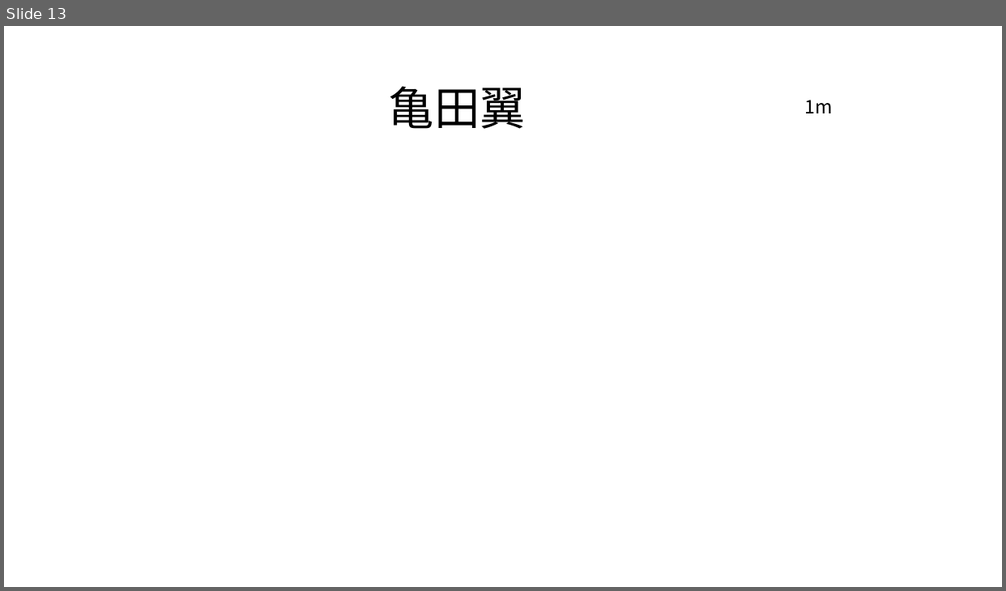
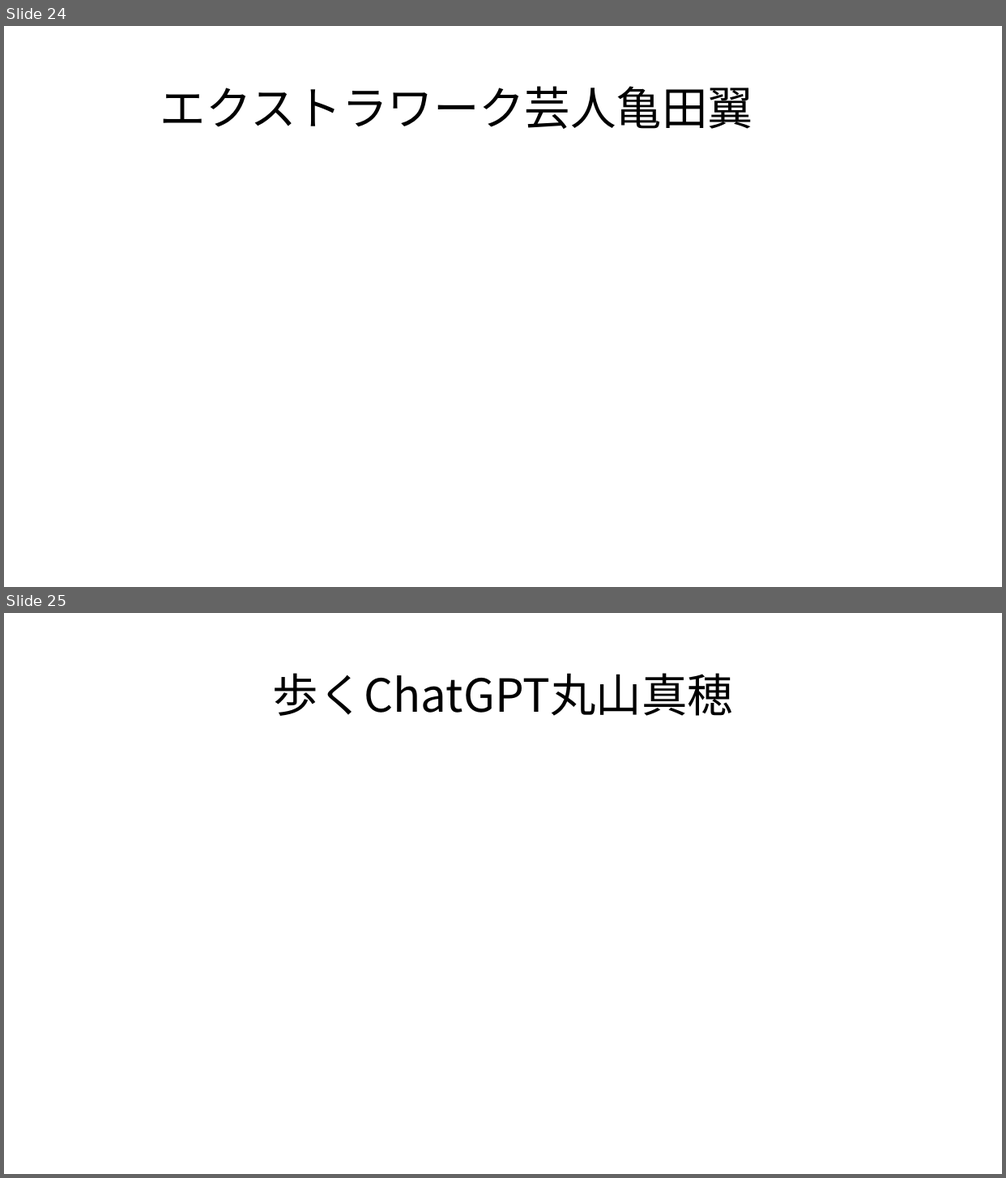
Before and after one commit to plusdojo2024/A2, a slide deck: doc/プレゼン資料/レコレコプレゼン資料(参考用).pptx. Shown one above the other, each under a label of ours: slide 13 before the commit, slides 24 and 25 after it. The pictures are 1006x591 and 1006x1178 pixels, drawn with LibreOffice and Linux fonts; fonts in the diff are those of the drawing. Boxes give left, top, right and bottom in pixels: in the first picture for what was removed or moved away, otherwise in the second. Text is boxed around its words. In the diff, an @@ line names an element or a change of style, - is before the commit and + after.

```diff
--- a/doc/プレゼン資料/レコレコプレゼン資料(参考用).pptx
+++ b/doc/プレゼン資料/レコレコプレゼン資料(参考用).pptx
@@ slide 25 added at (4,613,1002,1174), background #FFFFFF @@
@@ title added at (273,673,734,716), 44 pt, text #000000 @@
+歩くChatGPT丸山真穂
@@ what was slide 13 is now slide 24 @@
@@ slide 24 changed as well @@
@@ title at (160,86,753,129): text changed @@
-亀田翼
+エクストラワーク芸人亀田翼
@@ text removed at (805,100,833,113) @@
-1m
```
Also in this commit, not shown: 14 other slides changed, 11 other slides added, 5 slides removed.
